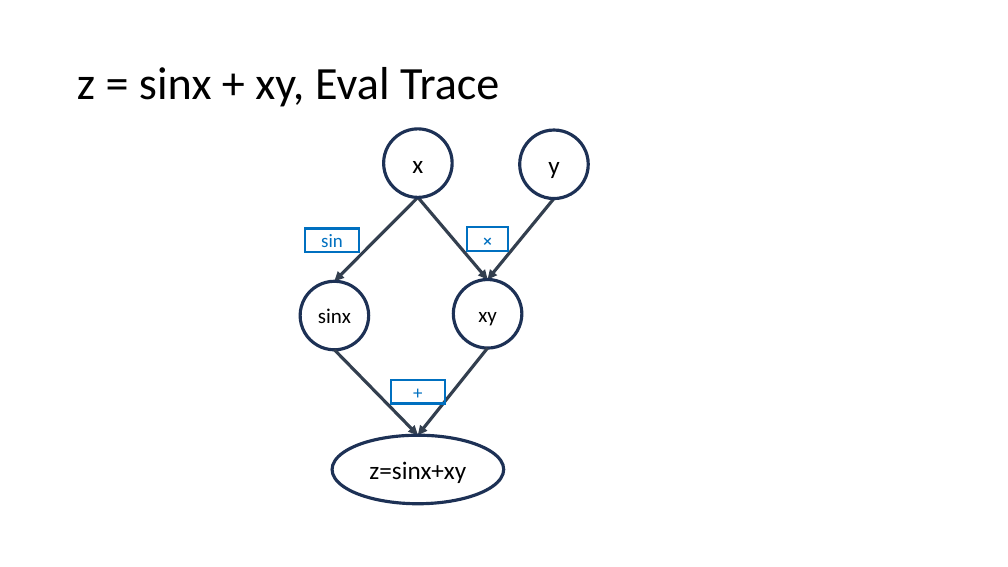
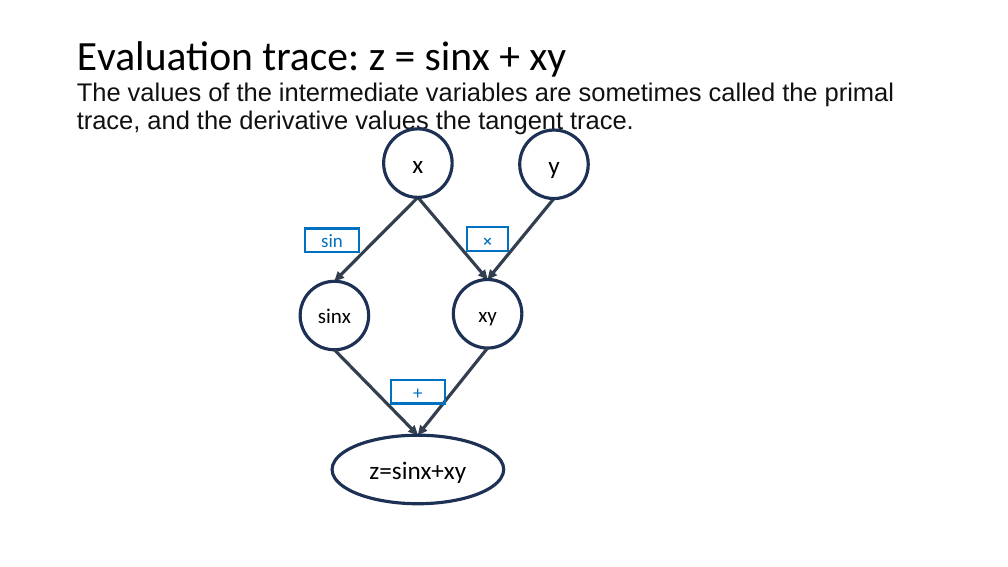
Before and after one commit to mincongzhang/AAD, a slide deck: slide 6 of AAD_Backward.pptx (slide 1 before the commit). Drawn at 1008x567 pixels with LibreOffice and Linux fonts; fonts in the diff are those of the drawing. Boxes give left, top, right and bottom in pixels: in the first picture for what was removed or moved away, otherwise in the second. Text is boxed around its words. In the diff, an @@ line names an element or a change of style, - is before the commit and + after.

```diff
--- a/AAD_Backward.pptx
+++ b/AAD_Backward.pptx
@@ title at bbox=[77, 41, 894, 134]: text changed; size 44 to 24.3 pt; font Calibri to Arial; text colour #000000 to #111111 @@
-z = sinx + xy, Eval Trace
+Evaluation trace: z = sinx + xy
+The values of the intermediate variables are sometimes called the primal trace, and the derivative values the tangent trace.
```
Also in this commit, not shown: 1 other slide changed, 7 slides added.
